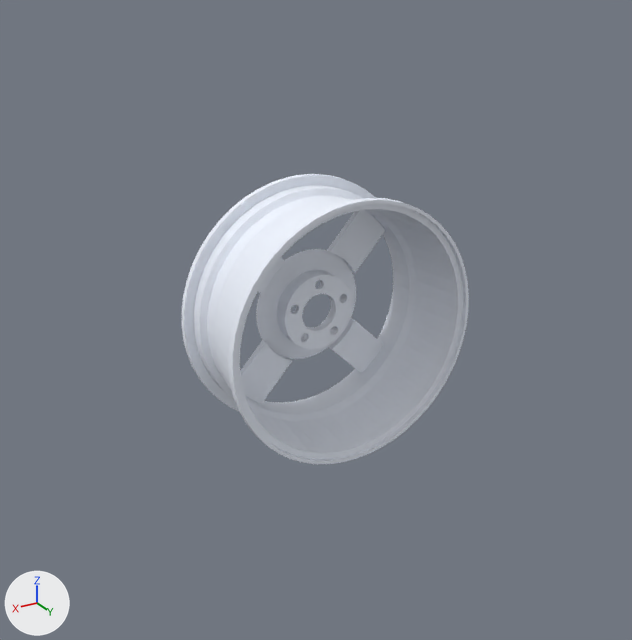
An edit to the Blender file rohling/Felge1.blend, drawn before and after from the same camera.
Camera for both pictures: a 50 mm lens placed at (0.81, 1.306, 0.655), pointed at (0.02, -0.01, -0.004). Every picture has the same lights, and +X, +Y and +Z are marked at lower left.

The first picture shows 'ShapeIndexedFaceSet', 'ShapeIndexedFaceSet.001'.
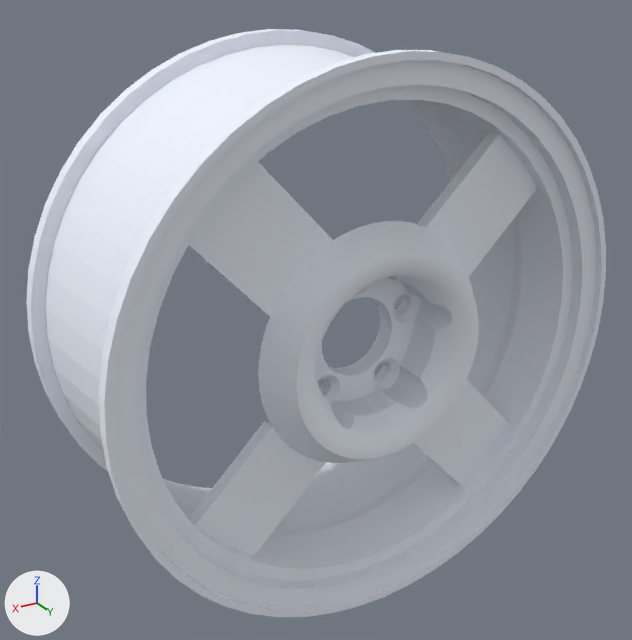
What changed in the scene script:
```text
Change me_shapeindexedfaceset:
    used by ob_shapeindexedfaceset_001; location = (0.0, 0.0, 0.0); rotation_euler = (1.571, 0.0, 3.142), in degrees (90, 0, 180)
    remove me_shapeindexedfaceset.from_pydata(...)  # 1336 vertices, 2670 faces; spans x -0.254..0.254, y -0.254..0.254, z -0.108..0.108
    add me_shapeindexedfaceset.from_pydata(...)  # 3542 vertices, 7100 faces; spans x -0.508..0.508, y -0.216..0.216, z -0.508..0.508
    me_shapeindexedfaceset part 1: the loose piece of 1335 vertices spanning x -0.254..0.254, y -0.254..0.254, z -0.108..0.108 is turned 90 degrees about the x axis through its middle and scaled by 2
    me_shapeindexedfaceset part 2: a new loose piece of 2205 vertices spanning x -0.228..0.229, y 0.063..0.212, z -0.228..0.229, in mat_shape (white #eff5ff)
    add me_shapeindexedfaceset.materials.append(mat_shape)  # white #eff5ff
Change ob_shapeindexedfaceset_001:
    ob_shapeindexedfaceset_001.rotation_euler: (1.571, 0.0, 3.142) -> (0.0, 0.0, 0.0)  # degrees (90, 0, 180) -> degrees (0, 0, 0)
Remove ob_shapeindexedfaceset:
    ob_shapeindexedfaceset = bpy.data.objects.new('ShapeIndexedFaceSet', me_shapeindexedfaceset_001)
    ob_shapeindexedfaceset.location = (0.0, 0.0, 0.0)
    ob_shapeindexedfaceset.rotation_euler = (1.571, 0.0, 3.142)  # degrees (90, 0, 180)
```

Where the change shows, as pixel boxes (x1, y1, x2, y2) in the pictures (632 x 640 px; the box of a moved part takes in the faces that stretch with it):
'ShapeIndexedFaceSet.001', reshaped, turned
    before: (182, 174, 469, 464)
    after: (26, 29, 606, 617)
'ShapeIndexedFaceSet', deleted
    before: (256, 249, 356, 359)
part 1 of me_shapeindexedfaceset, moved or reshaped
    before: (182, 174, 469, 464)
    after: (26, 29, 606, 617)
part 2 of me_shapeindexedfaceset, added
    after: (258, 221, 479, 463)
